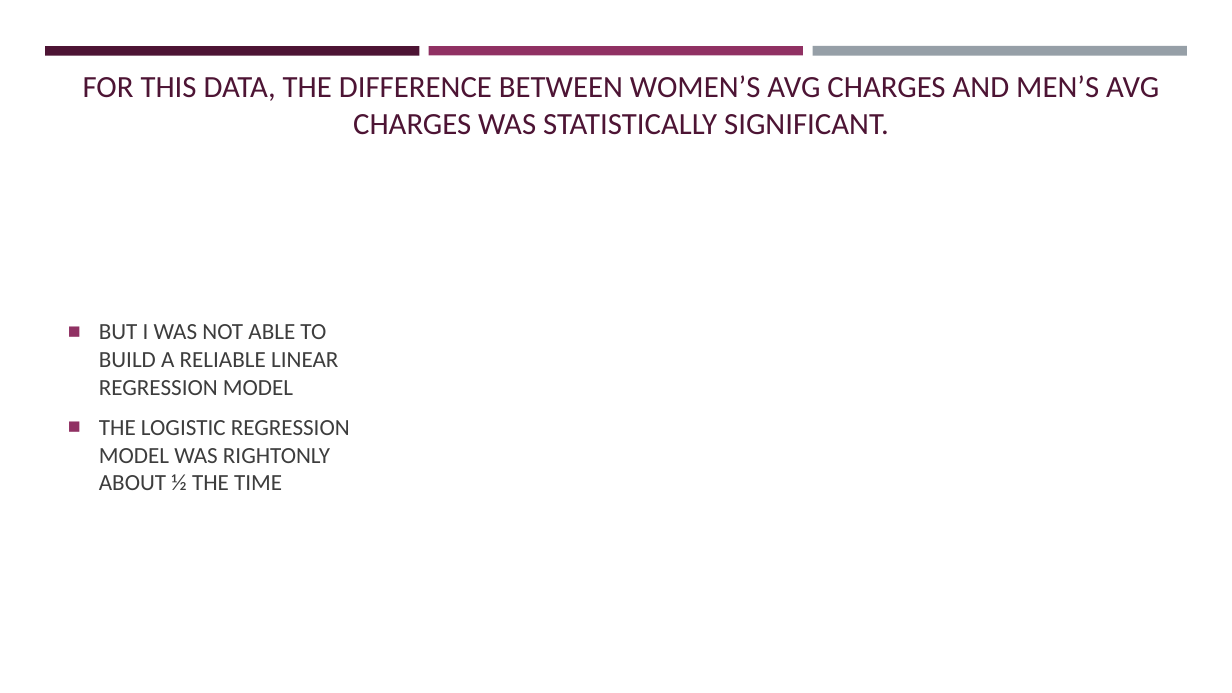
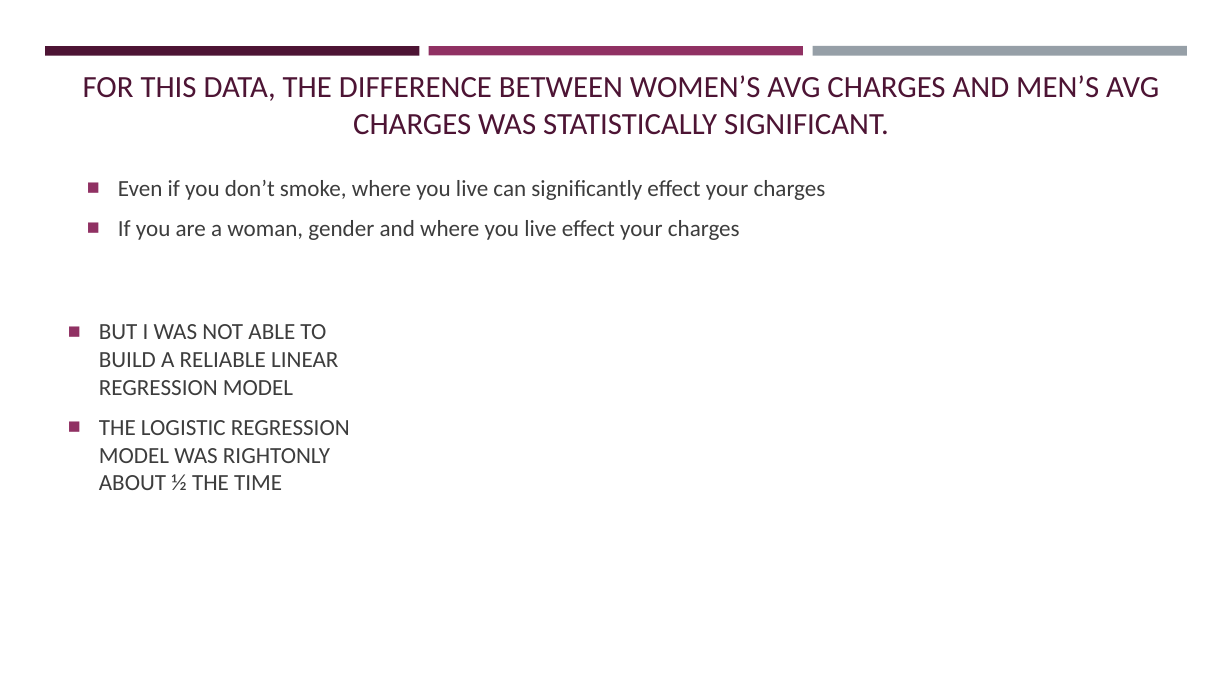
Before and after one commit to Dewalk/final_capstone, a slide deck: slide 7 of Presentation6.pptx (slide 9 before the commit). Drawn at 1232x693 pixels with LibreOffice and Linux fonts; fonts in the diff are those of the drawing. Boxes give left, top, right and bottom in pixels: in the first picture for what was removed or moved away, otherwise in the second. Text is boxed around its words. In the diff, an @@ line names an element or a change of style, - is before the commit and + after.

```diff
--- a/Presentation6.pptx
+++ b/Presentation6.pptx
@@ text added at (x1=118, y1=180, x2=826, y2=240), 18 pt, text #3D3D3D @@
+■ Even if you don’t smoke, where you live can significantly effect your charges
+■ If you are a woman, gender and where you live effect your charges
```
Also in this commit, not shown: 5 other slides changed, 2 slides added, 35 other files.
